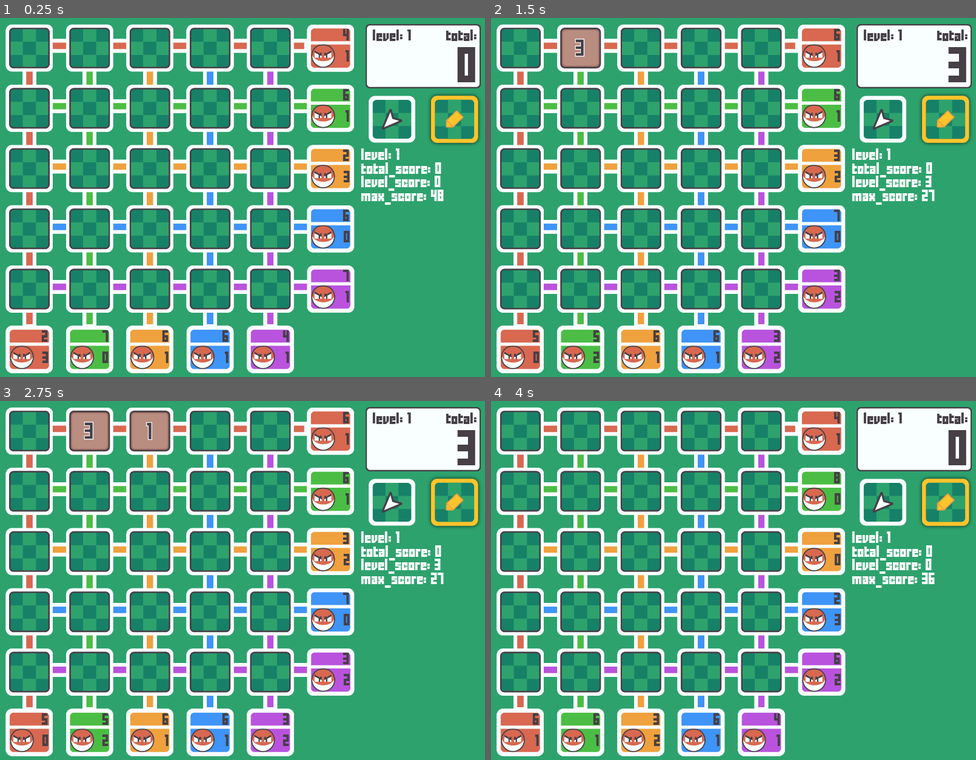
Above: before the commit, frames 1-4 (two rows, left to right).
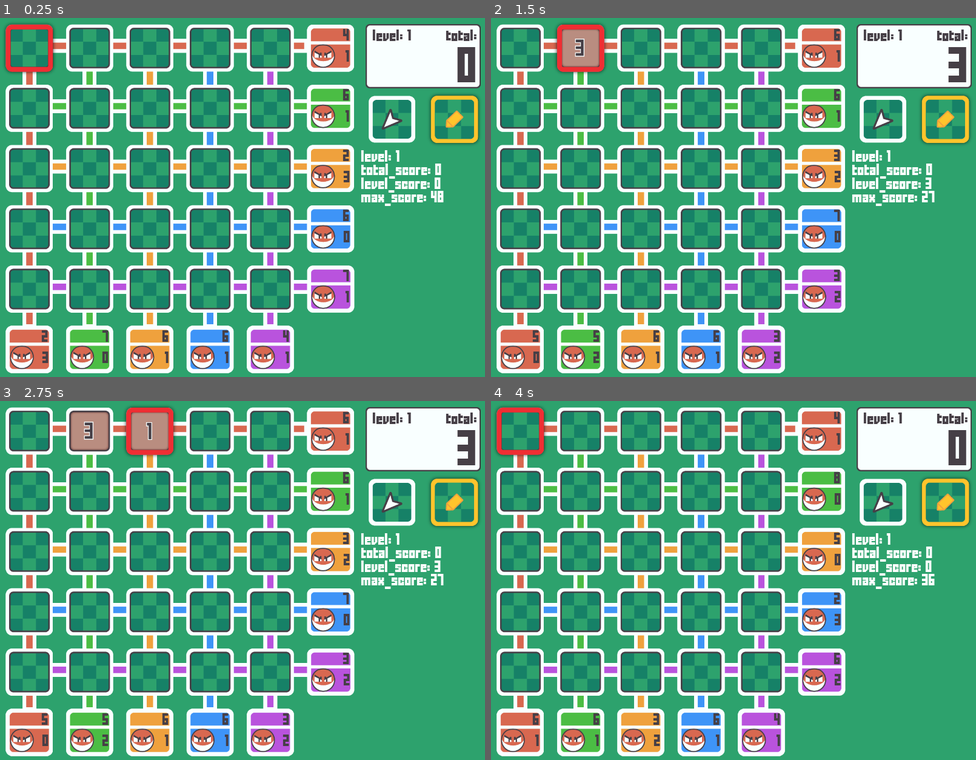
Above: after the commit, the same moments.

Repository: sophearahsp/Voltorb-Flip-Web-Version-2
Game: Godot game, scene res://scenes/main.tscn
Same seed, same stepped clock (60 frames per second), same inputs: the game is played once before the commit and once after it.
Inputs (mouse positions are in pixels of both pictures, inside the frame that each line leads up to):
- Up to frame 1 (0.25 s): no input
- Up to frame 2 (1.5 s): click (520, 46) at 0.5 s; click (578, 46) at 1.25 s
- Up to frame 3 (2.75 s): click (150, 429) at 2 s
- Up to frame 4 (4 s): click (699, 429) at 2.75 s; click (762, 429) at 3.5 s

The runs differ from the first frame. In frame 1, 1.2% of the frame differs, in the area x 0-99%, y 1-53%; in frame 2, 1.2%; in frame 3, 1.2%; in frame 4, 1.3%.

Commit message:
marking tiles work

Diff:
--- a/scenes/background.tscn
+++ b/scenes/background.tscn
@@ -1,16 +1,24 @@
 [gd_scene load_steps=12 format=2]
 
-[ext_resource path="res://assets/1x/GameBackgroundx1.png" type="Texture" id=1]
-[ext_resource path="res://assets/1x/BTubeHx1.png" type="Texture" id=3]
-[ext_resource path="res://assets/1x/OTubeHx1.png" type="Texture" id=4]
-[ext_resource path="res://assets/1x/PTubeVx1.png" type="Texture" id=5]
-[ext_resource path="res://assets/1x/GTubeVx1.png" type="Texture" id=6]
-[ext_resource path="res://assets/1x/VTubeVx1.png" type="Texture" id=7]
-[ext_resource path="res://assets/1x/GTubeHx1.png" type="Texture" id=8]
-[ext_resource path="res://assets/1x/PTubeHx1.png" type="Texture" id=9]
-[ext_resource path="res://assets/1x/RTubeHx1.png" type="Texture" id=10]
-[ext_resource path="res://assets/1x/RTubeVx1.png" type="Texture" id=11]
-[ext_resource path="res://assets/1x/OTubeVx1.png" type="Texture" id=12]
+[ext_resource path="res://assets/1x/Background/GameBackgroundx1.png" type="Texture" id=1]
+[ext_resource path="res://assets/1x/Background/BTubeHx1.png" type="Texture" id=3]
+[ext_resource path="res://assets/1x/Background/OTubeHx1.png" type="Texture" id=4]
+[ext_resource path="res://assets/1x/Background/PTubeVx1.png" type="Texture" id=5]
+[ext_resource path="res://assets/1x/Background/GTubeVx1.png" type="Texture" id=6]
+[ext_resource path="res://assets/1x/Background/BTubeVx1.png" type="Texture" id=7]
+[ext_resource path="res://assets/1x/Background/GTubeHx1.png" type="Texture" id=8]
+[ext_resource path="res://assets/1x/Background/PTubeHx1.png" type="Texture" id=9]
+[ext_resource path="res://assets/1x/Background/RTubeHx1.png" type="Texture" id=10]
+[ext_resource path="res://assets/1x/Background/RTubeVx1.png" type="Texture" id=11]
+[ext_resource path="res://assets/1x/Background/OTubeVx1.png" type="Texture" id=12]
+
+
+
+
+
+
+
+
 
 [node name="Background" type="TextureRect"]
 margin_right = 1280.0
--- a/scenes/display_tile.tscn
+++ b/scenes/display_tile.tscn
@@ -1,7 +1,8 @@
 [gd_scene load_steps=5 format=2]
 
-[ext_resource path="res://assets/1x/REndx1.png" type="Texture" id=1]
+[ext_resource path="res://assets/1x/GameBoard/REndx1.png" type="Texture" id=1]
 [ext_resource path="res://scripts/display_tile.gd" type="Script" id=2]
+
 
 [sub_resource type="DynamicFontData" id=1]
 font_path = "res://assets/fonts/FFFFORWA.TTF"
--- a/scenes/game_board.tscn
+++ b/scenes/game_board.tscn
@@ -2,10 +2,10 @@
 
 [ext_resource path="res://scenes/display_tile.tscn" type="PackedScene" id=1]
 [ext_resource path="res://scenes/tile.tscn" type="PackedScene" id=2]
-[ext_resource path="res://assets/1x/BEndx1.png" type="Texture" id=3]
-[ext_resource path="res://assets/1x/PEndx1.png" type="Texture" id=4]
-[ext_resource path="res://assets/1x/GEndx1.png" type="Texture" id=5]
-[ext_resource path="res://assets/1x/OEndx1.png" type="Texture" id=6]
+[ext_resource path="res://assets/1x/GameBoard/BEndx1.png" type="Texture" id=3]
+[ext_resource path="res://assets/1x/GameBoard/PEndx1.png" type="Texture" id=4]
+[ext_resource path="res://assets/1x/GameBoard/GEndx1.png" type="Texture" id=5]
+[ext_resource path="res://assets/1x/GameBoard/OEndx1.png" type="Texture" id=6]
 
 [node name="GameBoard" type="GridContainer"]
 margin_right = 950.0
--- a/scenes/main.tscn
+++ b/scenes/main.tscn
@@ -1,12 +1,13 @@
-[gd_scene load_steps=10 format=2]
+[gd_scene load_steps=11 format=2]
 
 [ext_resource path="res://scenes/background.tscn" type="PackedScene" id=1]
-[ext_resource path="res://assets/1x/SelectButtonActivex1.png" type="Texture" id=2]
-[ext_resource path="res://assets/1x/SelectButtonInactivex1.png" type="Texture" id=3]
+[ext_resource path="res://assets/1x/PlayerControls/SelectButtonActivex1.png" type="Texture" id=2]
+[ext_resource path="res://assets/1x/PlayerControls/SelectButtonInactivex1.png" type="Texture" id=3]
 [ext_resource path="res://assets/1x/MarkButtonInactivex1.png" type="Texture" id=4]
 [ext_resource path="res://scenes/scoreboard.tscn" type="PackedScene" id=5]
 [ext_resource path="res://scripts/main.gd" type="Script" id=6]
-[ext_resource path="res://assets/1x/MarkTilex1.png" type="Texture" id=7]
+[ext_resource path="res://assets/1x/MarkButtonActivex1.png" type="Texture" id=7]
+[ext_resource path="res://scenes/marking_panel.tscn" type="PackedScene" id=8]
 
 [sub_resource type="DynamicFontData" id=1]
 font_path = "res://assets/fonts/FFFFORWA.TTF"
@@ -60,11 +61,12 @@
 [node name="SelectButton" type="TextureButton" parent="HBoxContainer/MarginContainer/PlayerControls/ButtonBar"]
 margin_right = 161.0
 margin_bottom = 155.0
+focus_mode = 0
 size_flags_horizontal = 3
 toggle_mode = true
 pressed = true
-texture_normal = ExtResource( 2 )
-texture_pressed = ExtResource( 3 )
+texture_normal = ExtResource( 3 )
+texture_pressed = ExtResource( 2 )
 expand = true
 stretch_mode = 3
 
@@ -72,17 +74,30 @@
 margin_left = 165.0
 margin_right = 326.0
 margin_bottom = 155.0
+focus_mode = 0
 size_flags_horizontal = 3
 toggle_mode = true
-texture_normal = ExtResource( 7 )
-texture_pressed = ExtResource( 4 )
+texture_normal = ExtResource( 4 )
+texture_pressed = ExtResource( 7 )
 expand = true
 stretch_mode = 3
 
-[node name="Label" type="Label" parent="HBoxContainer/MarginContainer/PlayerControls"]
+[node name="CenterContainer" type="CenterContainer" parent="HBoxContainer/MarginContainer/PlayerControls"]
 margin_top = 333.0
 margin_right = 326.0
-margin_bottom = 486.0
+margin_bottom = 333.0
+
+[node name="MarkingPanel" parent="HBoxContainer/MarginContainer/PlayerControls/CenterContainer" instance=ExtResource( 8 )]
+visible = false
+margin_left = 10.0
+margin_top = -150.0
+margin_right = 315.0
+margin_bottom = 150.0
+
+[node name="Label" type="Label" parent="HBoxContainer/MarginContainer/PlayerControls"]
+margin_top = 337.0
+margin_right = 326.0
+margin_bottom = 490.0
 custom_fonts/font = SubResource( 2 )
 text = "level
 total score
--- /dev/null
+++ b/scenes/marking_panel.gd
@@ -0,0 +1,61 @@
+extends TextureRect
+
+signal mark_changed
+
+var _tile
+
+func _ready():
+	get_tree().get_root().get_node("Main").connect("level_cleared",self,"_on_level_cleared")
+
+func _on_level_cleared(max_score):
+	_connect_tiles()
+	for button in get_node("CenterContainer/GridContainer").get_children():
+		button.pressed = false
+
+func _on_panel_updated(tile):
+	_tile = tile
+	_update_buttons()
+
+func _update_buttons():
+	for setting in _tile._tile_marks.size():
+		get_node("CenterContainer/GridContainer").get_children()[setting].pressed = _tile._tile_marks[setting]
+
+# connect all tiles
+func _connect_tiles():
+	var tiles = _get_tiles()
+	for i in range(0,tiles.size()):
+		tiles[i].connect("panel_updated", self, "_on_panel_updated")
+
+func _get_tiles():
+	var grid = get_tree().get_root().get_node("Main/HBoxContainer/CenterContainer/GameBoard")
+	var tiles = []
+	for t in grid.get_children():
+		if t is TextureButton:
+			tiles.append(t)
+	return tiles
+
+func _mark_button_toggle(button):
+	if _tile != null:
+		if _tile._revealed == false:
+			_tile._tile_marks[button] = !_tile._tile_marks[button]
+			get_node("CenterContainer/GridContainer/Mark"+str(button)+"Button").pressed = !_tile._tile_marks[button]
+
+			if _tile._tile_marks[button] == true:
+				_tile.get_node("Mark"+str(button)).show()
+			else:
+				_tile.get_node("Mark"+str(button)).hide()
+
+func _on_MarkVButton_button_down():
+	_mark_button_toggle(0)
+
+
+func _on_Mark1Button_button_down():
+	_mark_button_toggle(1)
+
+
+func _on_Mark2Button_button_down():
+	_mark_button_toggle(2)
+
+
+func _on_Mark3Button_button_down():
+	_mark_button_toggle(3)
--- /dev/null
+++ b/scenes/marking_panel.tscn
@@ -0,0 +1,83 @@
+[gd_scene load_steps=11 format=2]
+
+[ext_resource path="res://assets/1x/PlayerControls/MarkingPanelButtons/InactiveMarkVx1.png" type="Texture" id=1]
+[ext_resource path="res://assets/1x/PlayerControls/MarkPanelx1.png" type="Texture" id=2]
+[ext_resource path="res://assets/1x/PlayerControls/MarkingPanelButtons/InactiveMark2x1.png" type="Texture" id=3]
+[ext_resource path="res://assets/1x/PlayerControls/MarkingPanelButtons/InactiveMark3x1.png" type="Texture" id=4]
+[ext_resource path="res://assets/1x/PlayerControls/MarkingPanelButtons/InactiveMark1x1.png" type="Texture" id=5]
+[ext_resource path="res://scenes/marking_panel.gd" type="Script" id=6]
+[ext_resource path="res://assets/1x/PlayerControls/MarkingPanelButtons/ActiveMarkVx1.png" type="Texture" id=7]
+[ext_resource path="res://assets/1x/PlayerControls/MarkingPanelButtons/ActiveMark2x1.png" type="Texture" id=8]
+[ext_resource path="res://assets/1x/PlayerControls/MarkingPanelButtons/ActiveMark1x1.png" type="Texture" id=9]
+[ext_resource path="res://assets/1x/PlayerControls/MarkingPanelButtons/ActiveMark3x1.png" type="Texture" id=10]
+
+[node name="MarkingPanel" type="TextureRect"]
+margin_right = 40.0
+margin_bottom = 40.0
+texture = ExtResource( 2 )
+script = ExtResource( 6 )
+__meta__ = {
+"_edit_use_anchors_": false
+}
+
+[node name="CenterContainer" type="CenterContainer" parent="."]
+margin_right = 305.0
+margin_bottom = 300.0
+size_flags_horizontal = 3
+size_flags_vertical = 3
+__meta__ = {
+"_edit_use_anchors_": false
+}
+
+[node name="GridContainer" type="GridContainer" parent="CenterContainer"]
+margin_left = 27.0
+margin_top = 25.0
+margin_right = 277.0
+margin_bottom = 275.0
+custom_constants/vseparation = 0
+custom_constants/hseparation = 0
+columns = 2
+
+[node name="Mark0Button" type="TextureButton" parent="CenterContainer/GridContainer"]
+margin_right = 125.0
+margin_bottom = 125.0
+focus_mode = 0
+toggle_mode = true
+pressed = true
+texture_normal = ExtResource( 1 )
+texture_pressed = ExtResource( 7 )
+
+[node name="Mark1Button" type="TextureButton" parent="CenterContainer/GridContainer"]
+margin_left = 125.0
+margin_right = 250.0
+margin_bottom = 125.0
+focus_mode = 0
+toggle_mode = true
+pressed = true
+texture_normal = ExtResource( 5 )
+texture_pressed = ExtResource( 9 )
+
+[node name="Mark2Button" type="TextureButton" parent="CenterContainer/GridContainer"]
+margin_top = 125.0
+margin_right = 125.0
+margin_bottom = 250.0
+focus_mode = 0
+toggle_mode = true
+pressed = true
+texture_normal = ExtResource( 3 )
+texture_pressed = ExtResource( 8 )
+
+[node name="Mark3Button" type="TextureButton" parent="CenterContainer/GridContainer"]
+margin_left = 125.0
+margin_top = 125.0
+margin_right = 250.0
+margin_bottom = 250.0
+focus_mode = 0
+toggle_mode = true
+pressed = true
+texture_normal = ExtResource( 4 )
+texture_pressed = ExtResource( 10 )
+[connection signal="button_down" from="CenterContainer/GridContainer/Mark0Button" to="." method="_on_MarkVButton_button_down"]
+[connection signal="button_down" from="CenterContainer/GridContainer/Mark1Button" to="." method="_on_Mark1Button_button_down"]
+[connection signal="button_down" from="CenterContainer/GridContainer/Mark2Button" to="." method="_on_Mark2Button_button_down"]
+[connection signal="button_down" from="CenterContainer/GridContainer/Mark3Button" to="." method="_on_Mark3Button_button_down"]
--- a/scenes/scoreboard.tscn
+++ b/scenes/scoreboard.tscn
@@ -1,7 +1,8 @@
 [gd_scene load_steps=7 format=2]
 
-[ext_resource path="res://assets/1x/DisplayPanelx1.png" type="Texture" id=1]
+[ext_resource path="res://assets/1x/PlayerControls/DisplayPanelx1.png" type="Texture" id=1]
 [ext_resource path="res://scripts/scoreboard.gd" type="Script" id=2]
+
 
 [sub_resource type="DynamicFontData" id=1]
 font_path = "res://assets/fonts/FFFFORWA.TTF"
--- a/scenes/tile.tscn
+++ b/scenes/tile.tscn
@@ -1,19 +1,80 @@
-[gd_scene load_steps=4 format=2]
+[gd_scene load_steps=8 format=2]
 
-[ext_resource path="res://assets/1x/SelectTilex1.png" type="Texture" id=1]
-[ext_resource path="res://assets/1x/BlankTilex1.png" type="Texture" id=2]
+[ext_resource path="res://assets/1x/GameBoard/SelectBorderx1.png" type="Texture" id=1]
+[ext_resource path="res://assets/1x/GameBoard/BlankTilex1.png" type="Texture" id=2]
 [ext_resource path="res://scripts/tile.gd" type="Script" id=3]
+[ext_resource path="res://assets/1x/GameBoard/TileMarking2x1.png" type="Texture" id=4]
+[ext_resource path="res://assets/1x/GameBoard/TileMarking3x1.png" type="Texture" id=5]
+[ext_resource path="res://assets/1x/GameBoard/TileMarkingVx1.png" type="Texture" id=6]
+[ext_resource path="res://assets/1x/GameBoard/TileMarking1x1.png" type="Texture" id=7]
 
 [node name="Tile" type="TextureButton"]
 margin_right = 155.0
 margin_bottom = 155.0
 rect_min_size = Vector2( 155, 155 )
 texture_normal = ExtResource( 2 )
-texture_hover = ExtResource( 1 )
 expand = true
 stretch_mode = 3
 script = ExtResource( 3 )
 __meta__ = {
 "_edit_use_anchors_": false
 }
+
+[node name="Mark0" type="TextureRect" parent="."]
+visible = false
+margin_left = 29.0
+margin_top = 29.0
+margin_right = 59.0
+margin_bottom = 59.0
+texture = ExtResource( 6 )
+__meta__ = {
+"_edit_use_anchors_": false
+}
+
+[node name="Mark1" type="TextureRect" parent="."]
+visible = false
+margin_left = 96.0
+margin_top = 30.0
+margin_right = 130.0
+margin_bottom = 64.0
+rect_pivot_offset = Vector2( 33.7997, 30 )
+texture = ExtResource( 7 )
+__meta__ = {
+"_edit_use_anchors_": false
+}
+
+[node name="Mark2" type="TextureRect" parent="."]
+visible = false
+margin_left = 27.0
+margin_top = 98.0
+margin_right = 63.0
+margin_bottom = 132.0
+texture = ExtResource( 4 )
+__meta__ = {
+"_edit_use_anchors_": false
+}
+
+[node name="Mark3" type="TextureRect" parent="."]
+visible = false
+margin_left = 96.0
+margin_top = 97.0
+margin_right = 132.0
+margin_bottom = 131.0
+rect_pivot_offset = Vector2( 33.7997, 30 )
+texture = ExtResource( 5 )
+__meta__ = {
+"_edit_use_anchors_": false
+}
+
+[node name="Border" type="TextureRect" parent="."]
+visible = false
+margin_right = 40.0
+margin_bottom = 40.0
+texture = ExtResource( 1 )
+__meta__ = {
+"_edit_use_anchors_": false
+}
 [connection signal="button_down" from="." to="." method="_on_Tile_button_down"]
+[connection signal="focus_entered" from="." to="." method="_on_Tile_focus_entered"]
+[connection signal="focus_exited" from="." to="." method="_on_Tile_focus_exited"]
+[connection signal="mouse_entered" from="." to="." method="_on_Tile_mouse_entered"]
--- a/scenes/title_screen.tscn
+++ b/scenes/title_screen.tscn
@@ -1,6 +1,7 @@
 [gd_scene load_steps=4 format=2]
 
-[ext_resource path="res://assets/1x/GameBackgroundx1.png" type="Texture" id=1]
+[ext_resource path="res://assets/1x/Background/GameBackgroundx1.png" type="Texture" id=1]
+
 
 [sub_resource type="DynamicFontData" id=1]
 font_path = "res://assets/fonts/FFFFORWA.TTF"
--- a/scripts/main.gd
+++ b/scripts/main.gd
@@ -1,16 +1,18 @@
 extends Control
 
 signal level_cleared
+signal mode_changed
 
 # resources
 const Util = preload("res://scripts/util.gd")
 var GameBoard = preload("res://scenes/game_board.tscn")
-const select_cursor = preload("res://assets/1x/SelectCursorx1.png")
-const mark_cursor = preload("res://assets/1x/MarkCursorx1.png")
+const select_cursor = preload("res://assets/1x/PlayerControls/SelectCursorx1.png")
+const mark_cursor = preload("res://assets/1x/PlayerControls/MarkCursorx1.png")
 
 ### PRIVATE VARIABLES
 # shortcuts
 onready var _scoreboard = get_node("HBoxContainer/MarginContainer/PlayerControls/Scoreboard")
+onready var _marking_panel = get_node("HBoxContainer/MarginContainer/PlayerControls/CenterContainer/MarkingPanel")
 onready var mark_button = get_node("HBoxContainer/MarginContainer/PlayerControls/ButtonBar/MarkButton")
 onready var select_button = get_node("HBoxContainer/MarginContainer/PlayerControls/ButtonBar/SelectButton")
 
@@ -90,21 +92,27 @@
 	return tiles
 
 # Event handler
-
 func _on_MarkButton_toggled(button_pressed):
 	if button_pressed == true:
+		emit_signal("mode_changed",false)
+		_is_select_mode = false
 		select_button.pressed = false
 		_change_cursor(mark_cursor)
+		_marking_panel.show()
 	else:
 		select_button.pressed = true
+		_marking_panel.hide()
 
 func _on_SelectButton_toggled(button_pressed):
 	if button_pressed == true:
+		emit_signal("mode_changed",true)
+		_is_select_mode = true
 		mark_button.pressed = false
 		_change_cursor(select_cursor)
+		_marking_panel.hide()
 	else:
 		mark_button.pressed = true
+		_marking_panel.show()
 
 func _change_cursor(cursor_texture):
-	print("curse u!!")
 	Input.set_custom_mouse_cursor(cursor_texture)
--- a/scripts/scoreboard.gd
+++ b/scripts/scoreboard.gd
@@ -18,8 +18,9 @@
 	_level_score = 0
 	$LevelLabel.set_text("level: "+str(_current_level))
 	display_scores()
+	get_tree().get_root().get_node("Main/HBoxContainer/CenterContainer/GameBoard/11").grab_focus()
 
-# connect tiles to level_score_updated signal
+# connect tiles
 func _connect_tiles():
 	var tiles = _get_tiles()
 	for i in range(0,tiles.size()):
--- a/scripts/tile.gd
+++ b/scripts/tile.gd
@@ -1,22 +1,66 @@
 extends TextureButton
 
 signal level_score_updated
+signal panel_updated
 
 export var _tile_value = -1
 export var _revealed = false
 
+var _mode = true
+var _select_border = preload("res://assets/1x/GameBoard/SelectBorderx1.png")
+var _mark_border = preload("res://assets/1x/GameBoard/MarkBorderx1.png")
+
+var _tile_marks = [false, false, false, false]
+
+func _ready():
+	get_node("/root/Main").connect("mode_changed", self,"_on_mode_changed")
+
 func _on_Tile_button_down():
-	if _revealed == false:
+	if (_mode == true) and (_revealed == false):
 		_revealed = true
 		emit_signal("level_score_updated", _tile_value)
 
 		# set textures
 		self.set_hover_texture(null)
 		if _tile_value == 0:
-			self.set_normal_texture(load("res://assets/1x/RevealTileVx1.png"))
+			self.set_normal_texture(load("res://assets/1x/GameBoard/RevealTileVx1.png"))
 		elif _tile_value == 1:
-			self.set_normal_texture(load("res://assets/1x/RevealTile1x1.png"))
+			self.set_normal_texture(load("res://assets/1x/GameBoard/RevealTile1x1.png"))
 		elif _tile_value == 2:
-			self.set_normal_texture(load("res://assets/1x/RevealTile2x1.png"))
+			self.set_normal_texture(load("res://assets/1x/GameBoard/RevealTile2x1.png"))
 		elif _tile_value == 3:
-			self.set_normal_texture(load("res://assets/1x/RevealTile3x1.png"))
+			self.set_normal_texture(load("res://assets/1x/GameBoard/RevealTile3x1.png"))
+
+func _on_mode_changed(mode):
+	_mode = mode
+	if (_mode == true):
+		$Border.set_texture(_select_border)
+	elif (_mode == false):
+		$Border.set_texture(_mark_border)
+		if get_focus_owner() == self:
+			_signal_panel()
+
+func _update_tile_markings():
+	for i in _tile_marks.size():
+		if _tile_marks[i] == true:
+			get_node("Mark"+str(i)).show()
+		else:
+			get_node("Mark"+str(i)).hide()
+
+func _on_Tile_mouse_entered():
+	_tile_focus()
+
+func _on_Tile_focus_entered():
+	_tile_focus()
+
+func _on_Tile_focus_exited():
+	$Border.hide()
+
+func _tile_focus():
+	self.grab_focus()
+	$Border.show()
+	if _mode == false:
+		_signal_panel()
+
+func _signal_panel():
+	emit_signal("panel_updated", self)
Not shown, removed: assets/1x/ActiveMark1x1.png.import
Not shown, removed: assets/1x/ActiveMark2x1.png.import
Not shown, removed: assets/1x/ActiveMark3x1.png.import
Not shown, removed: assets/1x/ActiveMarkVx1.png.import
Not shown, removed: assets/1x/BEndx1.png.import
Not shown, removed: assets/1x/BTubeHx1.png.import
Renamed: assets/1x/BTubeHx1.png -> assets/1x/Background/BTubeHx1.png
Not shown, added: assets/1x/Background/BTubeHx1.png.import
Renamed: assets/1x/VTubeVx1.png -> assets/1x/Background/BTubeVx1.png
Not shown, added: assets/1x/Background/BTubeVx1.png.import
Renamed: assets/1x/GTubeHx1.png -> assets/1x/Background/GTubeHx1.png
Not shown, added: assets/1x/Background/GTubeHx1.png.import
(and 121 more such lines)
